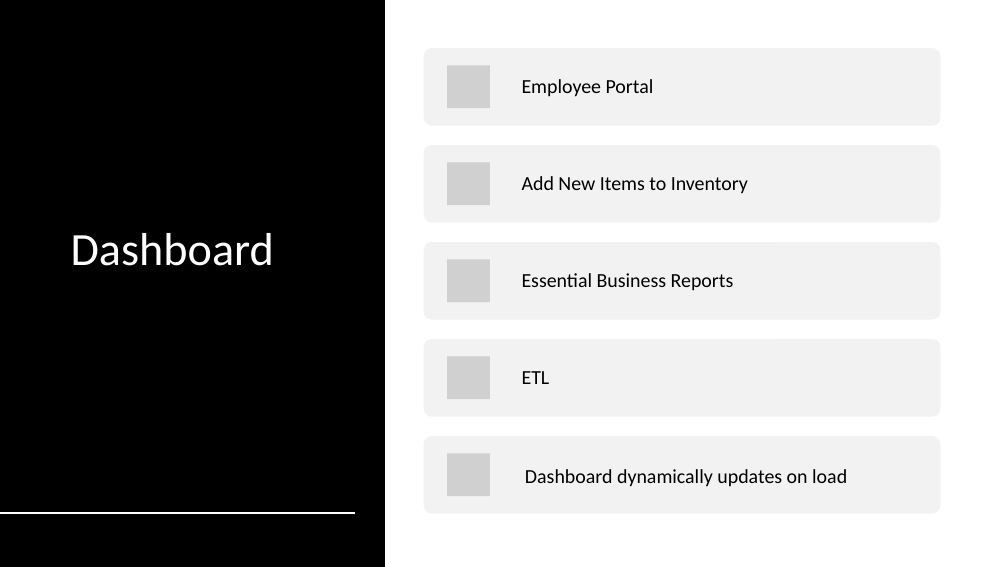
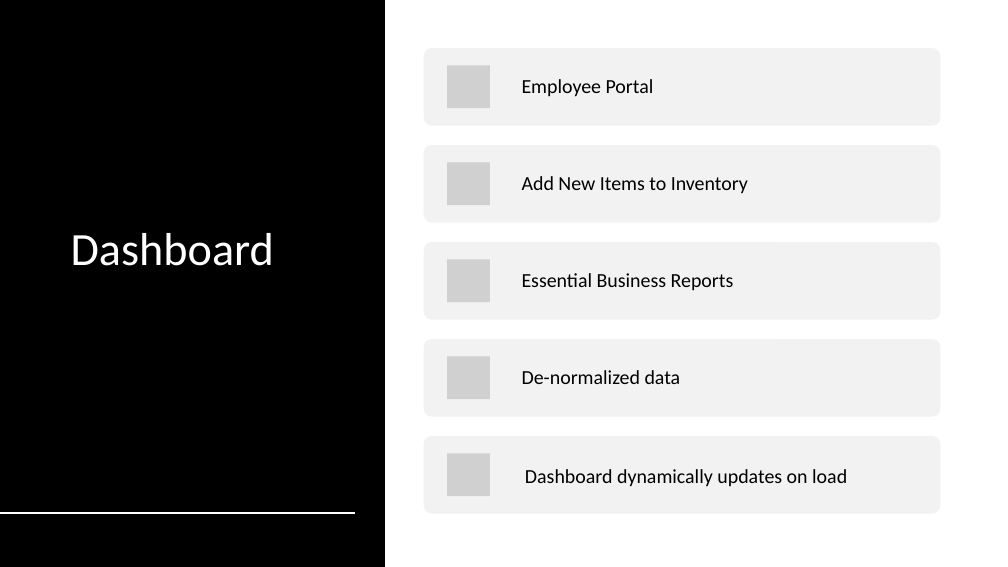
Before and after one commit to dfelleman811/project2, a slide deck: slide 8 of documents/Presentation - Outline.pptx. Drawn at 1008x567 pixels with LibreOffice and Linux fonts; fonts in the diff are those of the drawing; grey boxes stand for pictures. Boxes give left, top, right and bottom in pixels: in the first picture for what was removed or moved away, otherwise in the second. Text is boxed around its words. In the diff, an @@ line names an element or a change of style, - is before the commit and + after.

```diff
--- a/documents/Presentation - Outline.pptx
+++ b/documents/Presentation - Outline.pptx
@@ text at [522,370,681,384]: text changed @@
-ETL
+De-normalized data
```
Also in this commit, not shown: 10 other files.
